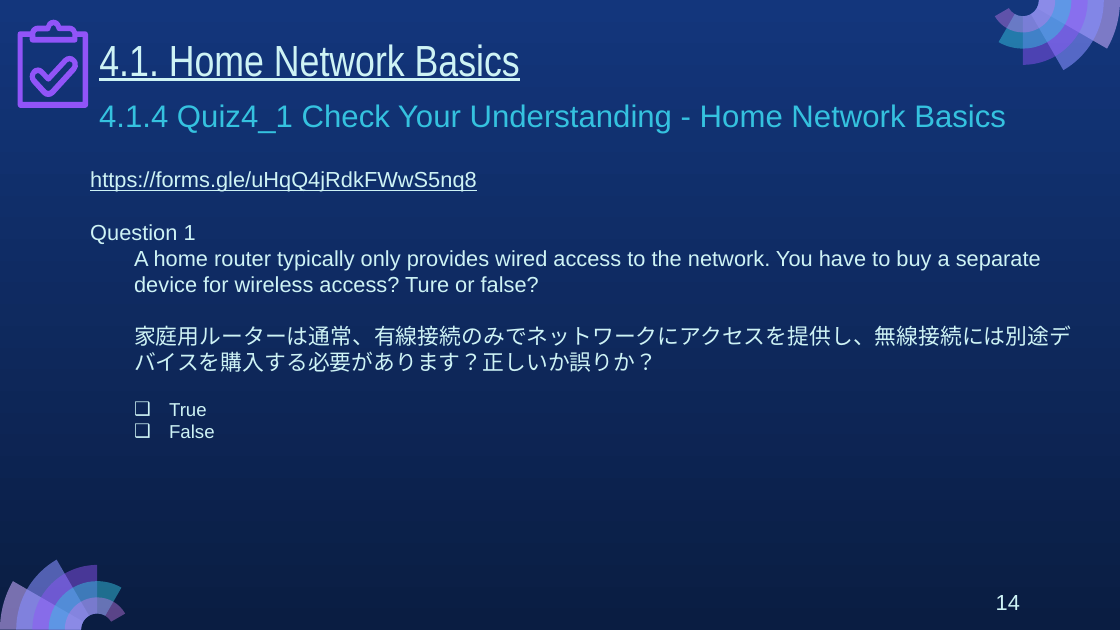
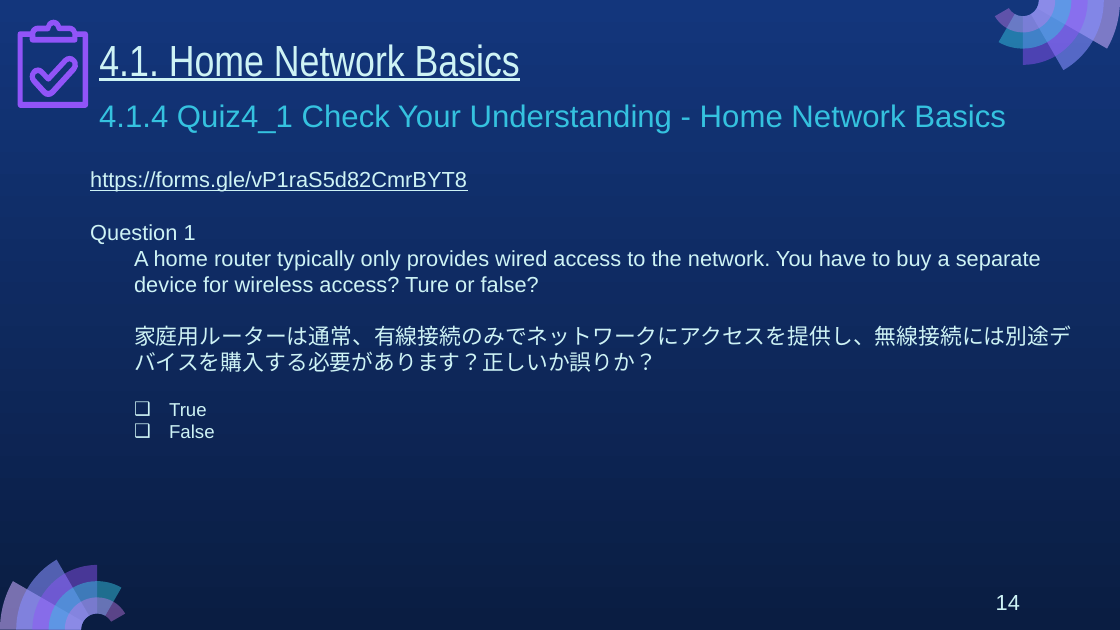
Before and after one commit to MarikoTagawa/kosen-mongolia-materials, a slide deck: slide 14 of network-basics/slides/04_NetworkBasics_2025_2P.pptx. Drawn at 1120x630 pixels with LibreOffice and Linux fonts; fonts in the diff are those of the drawing. Boxes give left, top, right and bottom in pixels: in the first picture for what was removed or moved away, otherwise in the second. Text is boxed around its words. In the diff, an @@ line names an element or a change of style, - is before the commit and + after.

```diff
--- a/network-basics/slides/04_NetworkBasics_2025_2P.pptx
+++ b/network-basics/slides/04_NetworkBasics_2025_2P.pptx
@@ text at (90, 171, 467, 192): text changed @@
-https://forms.gle/uHqQ4jRdkFWwS5nq8
+https://forms.gle/vP1raS5d82CmrBYT8
```
Also in this commit, not shown: 9 other slides changed, 3 other files.
